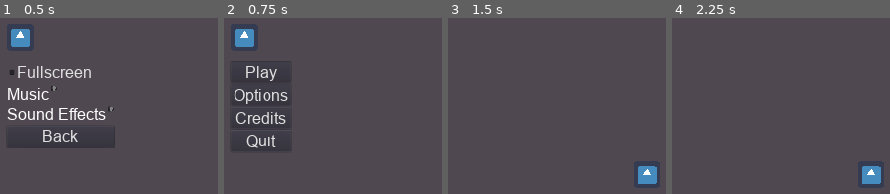
Above: before the commit, frames 1-4 (left to right).
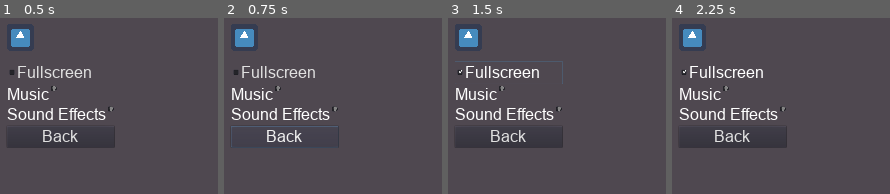
Above: after the commit, the same moments.

Repository: AnnsAnns/Wave-em-Up
Game: Godot game, scene res://Scenes/Main Menu/Options.tscn
The game is run twice, just before and just after one commit, with the same random seed, the same clock (stepped at 60 frames per second) and the same inputs. This scene is started directly instead of the project's main scene. The engine's default icon, where the game draws it, is replaced by a stand-in: a white triangle on a blue panel in a dark square.
Inputs (mouse positions are in pixels of both pictures, inside the frame that each line leads up to):
- Up to frame 1 (0.5 s): no input
- Up to frame 2 (0.75 s): click "Back" at 0.5 s
- Up to frame 3 (1.5 s): click (485, 72) at 1.25 s, where only the run before the commit has a clickable "Play"
- Up to frame 4 (2.25 s): click (706, 37) at 2.02 s

Frame 1 is identical in both runs. In frame 2, 5.7% of the frame differs, in the area x 3-53%, y 24-76%; in frame 3, 7.9%, in the area x 3-98%, y 3-97%; in frame 4, 7.5%.

Commit message:
Added CRT Monitor Shader

Diff:
--- a/Scenes/Level/Level_1.tscn
+++ b/Scenes/Level/Level_1.tscn
@@ -1,9 +1,15 @@
-[gd_scene load_steps=2 format=2]
+[gd_scene load_steps=3 format=2]
 
-[ext_resource path="res://icon.png" type="Texture" id=1]
+[ext_resource path="res://Scenes/Miscellaneous/Shader/CRT_Monitor.tscn" type="PackedScene" id=2]
+
+[sub_resource type="StreamTexture" id=1]
+load_path = "res://.import/icon.png-487276ed1e3a0c39cad0279d744ee560.stex"
 
 [node name="Level_1" type="Node2D"]
 
+[node name="80s Shader CRT" parent="." instance=ExtResource( 2 )]
+
 [node name="icon" type="Sprite" parent="."]
-position = Vector2( 580.989, 481.277 )
-texture = ExtResource( 1 )
+position = Vector2( 870.384, 553.198 )
+scale = Vector2( 1.54966, 1.24134 )
+texture = SubResource( 1 )
--- a/Scenes/Main Menu/Main_Menu.tscn
+++ b/Scenes/Main Menu/Main_Menu.tscn
@@ -1,7 +1,7 @@
 [gd_scene load_steps=4 format=2]
 
 [ext_resource path="res://Fonts/Menu_Font.tres" type="DynamicFont" id=1]
-[ext_resource path="res://icon.png" type="Texture" id=2]
+[ext_resource path="res://firefox_e9gQTw2XHk.png" type="Texture" id=2]
 [ext_resource path="res://Scripts/Main Menu/Main_Menu.gd" type="Script" id=3]
 
 [node name="Main_Menu" type="Control"]
--- /dev/null
+++ b/Scenes/Miscellaneous/Shader/CRT_Monitor.tscn
@@ -0,0 +1,59 @@
+[gd_scene load_steps=4 format=2]
+
+[ext_resource path="res://firefox_e9gQTw2XHk.png" type="Texture" id=1]
+
+[sub_resource type="Shader" id=1]
+code = "shader_type canvas_item;
+
+///
+/// Credits to Tom (LetsGameDev) and Philipp Mayr for creating the base of this shader :)
+///
+
+uniform float scan_line_count : hint_range(0, 1080) = 50.0;
+uniform float scroll_speed : hint_range(0.1, 99.9) = 50.0;
+
+vec2 uv_curve(vec2 uv) {
+    uv = (uv - 0.5) * 2.0;
+    uv.x *= 1.0 + pow(abs(uv.y) / 8.0, 2.0);
+    uv.y *= 1.0 + pow(abs(uv.x) / 4.5, 2.0);
+    uv /= 1.2;
+    uv = (uv / 2.0) + 0.5;
+    return uv;
+}
+
+void fragment() {
+    float PI = 3.1415;
+    float r = texture(SCREEN_TEXTURE, uv_curve(SCREEN_UV) + vec2(SCREEN_PIXEL_SIZE.x*0.0), 0.0).r;
+    float g = texture(SCREEN_TEXTURE, uv_curve(SCREEN_UV) + vec2(SCREEN_PIXEL_SIZE.x*1.0), 0.0).g;
+    float b = texture(SCREEN_TEXTURE, uv_curve(SCREEN_UV) + vec2(SCREEN_PIXEL_SIZE.x*-1.0), 0.0).b;
+
+    float s = 0.0;
+
+    s = sin((uv_curve(SCREEN_UV).y + TIME/abs(100.0 - scroll_speed)) * scan_line_count * PI * 2.0);
+
+    s = (s * 0.5 + 0.5) * 0.9 + 0.1;
+    vec4 scan_line = vec4(vec3(pow(s, 0.25)), 1.0);
+
+    COLOR = vec4(r, g, b, 1.0) * scan_line;
+}"
+
+[sub_resource type="ShaderMaterial" id=2]
+shader = SubResource( 1 )
+shader_param/scan_line_count = 50.0
+shader_param/scroll_speed = 50.0
+
+[node name="80s Shader CRT" type="Node2D"]
+
+[node name="CanvasLayer" type="CanvasLayer" parent="."]
+
+[node name="TextureRect" type="TextureRect" parent="CanvasLayer"]
+material = SubResource( 2 )
+margin_left = -3.0
+margin_top = -6.0
+margin_right = 1918.0
+margin_bottom = 1084.0
+texture = ExtResource( 1 )
+expand = true
+__meta__ = {
+"_edit_use_anchors_": false
+}
